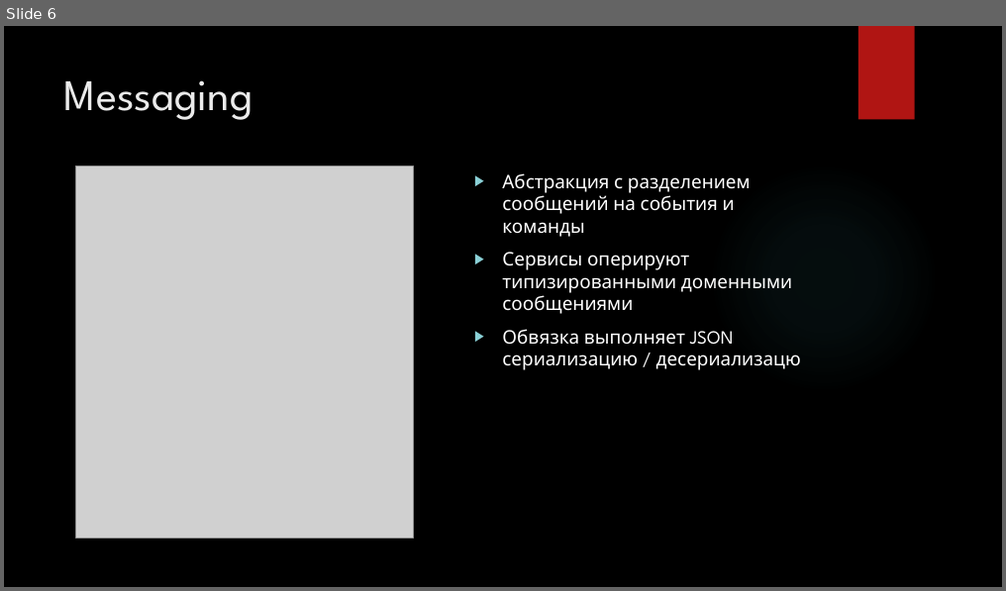
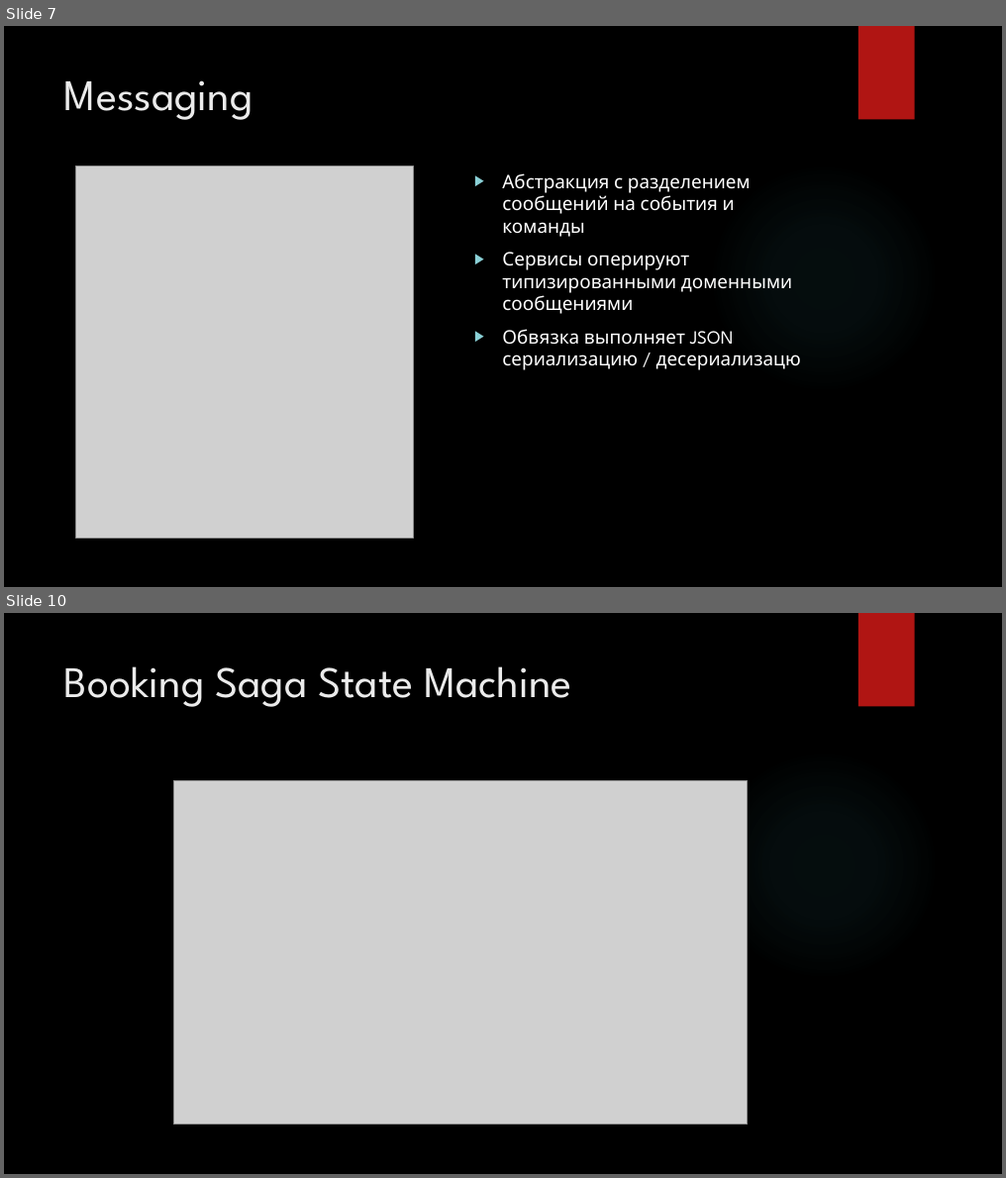
Before and after one commit to gennadytiunov/arch-labs, a slide deck: course-work/Presentation/Circus - Presentation.pptx. Shown one above the other, each under a label of ours: slide 6 before the commit, slides 7 and 10 after it; the slides between them are not shown. The pictures are 1006x591 and 1006x1178 pixels, drawn with LibreOffice and Linux fonts; fonts in the diff are those of the drawing; grey boxes stand for pictures; background and template pictures are left out. Boxes give left, top, right and bottom in pixels: in the first picture for what was removed or moved away, otherwise in the second. Text is boxed around its words. In the diff, an @@ line names an element or a change of style, - is before the commit and + after.

```diff
--- a/course-work/Presentation/Circus - Presentation.pptx
+++ b/course-work/Presentation/Circus - Presentation.pptx
@@ slide 10 added at bbox=[4, 613, 1002, 1174], background picture (left out); not listed: 2 template elements that a slide beside it also shows @@
@@ title added at bbox=[64, 666, 571, 707], 42 pt, text #EBEBEB @@
+Booking Saga State Machine
@@ picture added at bbox=[174, 780, 748, 1124] @@
@@ what was slide 6 is now slide 7 @@
```
Also in this commit, not shown: 1 slide changed, 4 other slides added, 9 other files.
